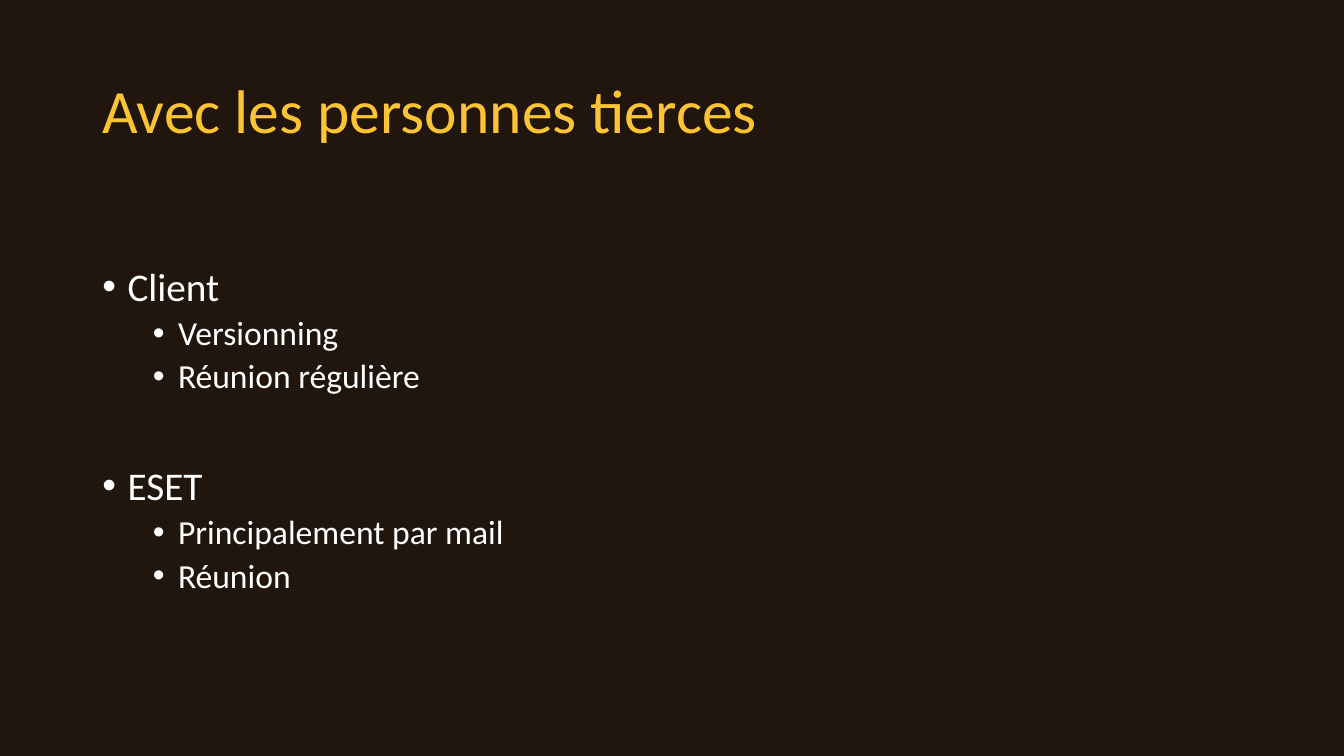
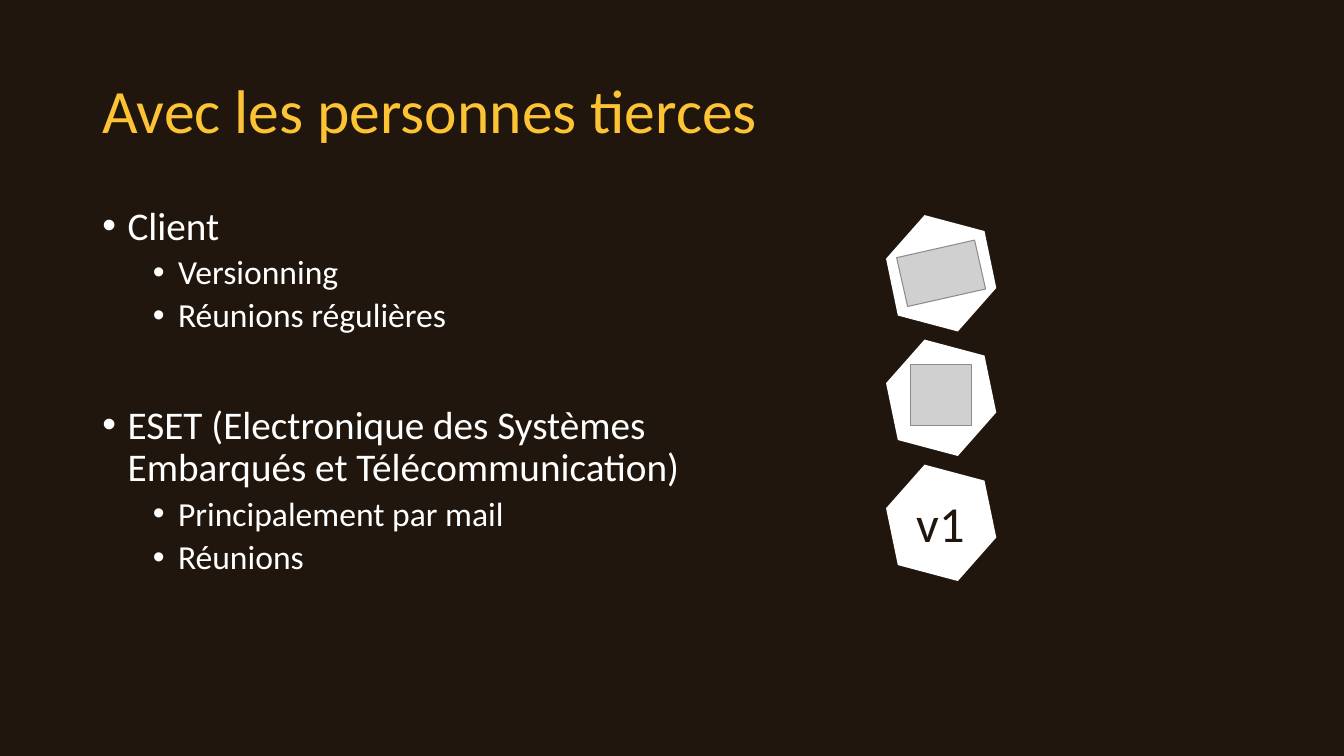
Before and after one commit to gdgaetan/openbee, a slide deck: slide 18 of présentation.pptx (slide 12 before the commit). Drawn at 1344x756 pixels with LibreOffice and Linux fonts; fonts in the diff are those of the drawing; grey boxes stand for pictures; background and template pictures are left out. Boxes give left, top, right and bottom in pixels: in the first picture for what was removed or moved away, otherwise in the second. Text is boxed around its words. In the diff, an @@ line names an element or a change of style, - is before the commit and + after.

```diff
--- a/présentation.pptx
+++ b/présentation.pptx
@@ hexagon added at [873, 209, 1010, 339], fill #FFFFFF @@
@@ picture added at [897, 240, 986, 307] @@
@@ text at [128, 303, 679, 488]: text changed; size 24 to 28 pt @@
-  • Réunion régulière
-• ESET
+  • Réunions régulières
+• ESET (Electronique des Systèmes Embarqués et Télécommunication)
@@ hexagon added at [873, 333, 1010, 463], fill #FFFFFF @@
@@ picture added at [910, 365, 971, 425] @@
@@ hexagon added at [873, 458, 1010, 588], fill #FFFFFF @@
@@ text added at [917, 509, 965, 542], 36 pt, text #20160D @@
+v1
@@ text at [178, 546, 304, 570]: text changed @@
-  • Réunion
+  • Réunions
```
Also in this commit, not shown: 10 other slides changed, 8 slides added, 1 slide removed, 1 other file.
